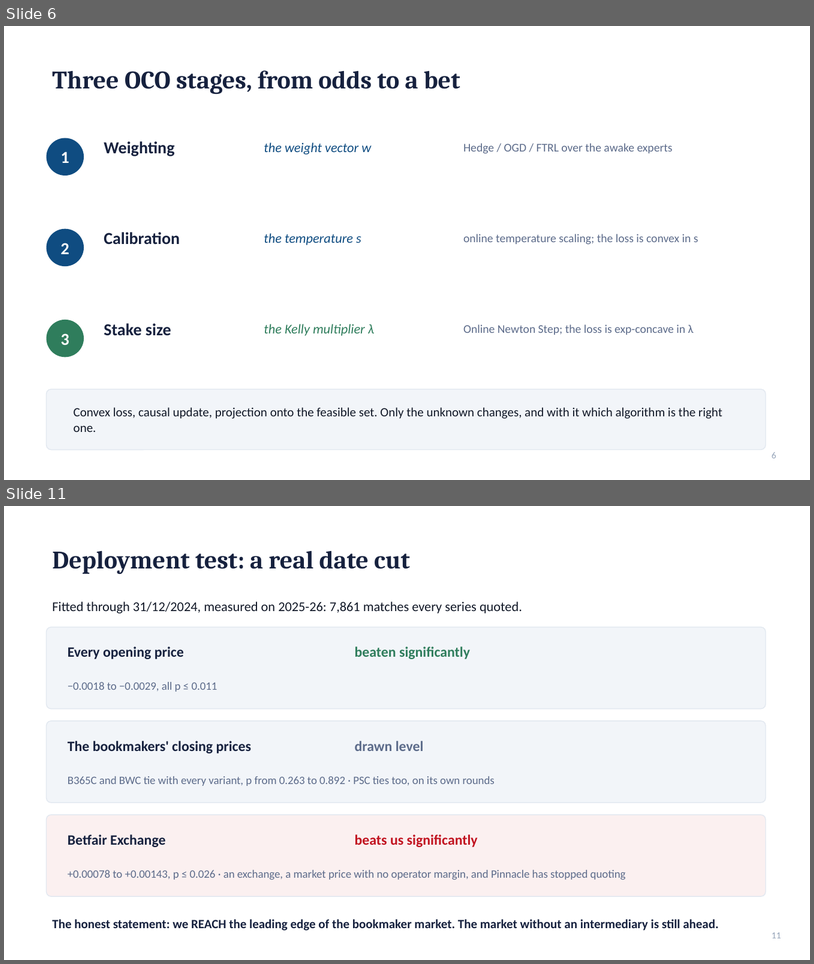
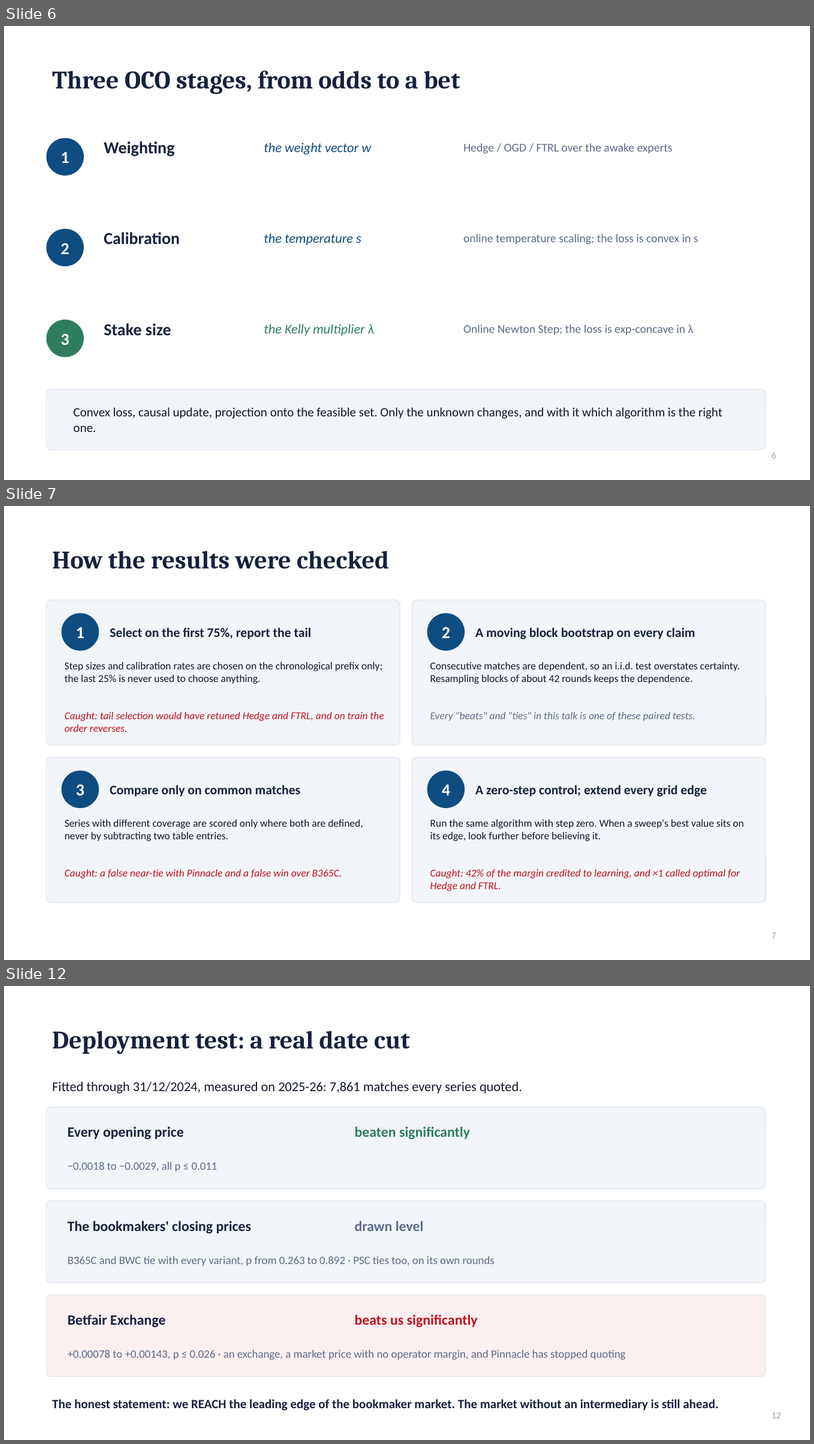
Before and after one commit to stefanos212/online-learning-betting-odds, a slide deck: docs/defense_presentation_short.pptx. Shown one above the other, each under a label of ours: slides 6 and 11 before the commit, slides 6, 7 and 12 after it; the slides between them are not shown. The pictures are 814x964 and 814x1444 pixels, drawn with LibreOffice and Linux fonts; fonts in the diff are those of the drawing. Boxes give left, top, right and bottom in pixels: in the first picture for what was removed or moved away, otherwise in the second. Text is boxed around its words. In the diff, an @@ line names an element or a change of style, - is before the commit and + after.

```diff
--- a/docs/defense_presentation_short.pptx
+++ b/docs/defense_presentation_short.pptx
@@ slide 7 added at (4,506,810,960), background #FFFFFF @@
@@ title added at (52,550,389,569), 30 pt, text #16213E, bold @@
+How the results were checked
@@ rounded rectangle added at (47,600,400,745), fill #F2F5F9, outline #E2E8F0 1 pt @@
@@ ellipse added at (62,613,99,651), fill #0F4C81 @@
@@ rounded rectangle added at (413,600,766,745), fill #F2F5F9, outline #E2E8F0 1 pt @@
@@ ellipse added at (428,613,465,651), fill #0F4C81 @@
@@ text added at (76,627,84,638), 20 pt, text #FFFFFF, bold @@
+1
@@ text added at (110,627,312,639), 15.5 pt, text #16213E, bold @@
+Select on the first 75%, report the tail
@@ text added at (442,627,450,638), 20 pt, text #FFFFFF, bold @@
+2
@@ text added at (476,627,696,639), 15.5 pt, text #16213E, bold @@
+A moving block bootstrap on every claim
@@ text added at (65,662,383,684), 12.5 pt, text #111827 @@
+Step sizes and calibration rates are chosen on the chronological prefix only; the last 25% is never used to choose anything.
@@ text added at (431,662,740,684), 12.5 pt, text #111827 @@
+Consecutive matches are dependent, so an i.i.d. test overstates certainty. Resampling blocks of about 42 rounds keeps the dependence.
@@ text added at (65,712,384,732), 12.5 pt, text #C1121F, italic @@
+Caught: tail selection would have retuned Hedge and FTRL, and on train the order reverses.
@@ text added at (431,712,696,721), 12.5 pt, text #5C6B8A, italic @@
+Every "beats" and "ties" in this talk is one of these paired tests.
@@ rounded rectangle added at (47,757,400,902), fill #F2F5F9, outline #E2E8F0 1 pt @@
@@ rounded rectangle added at (413,757,766,902), fill #F2F5F9, outline #E2E8F0 1 pt @@
@@ ellipse added at (62,771,99,808), fill #0F4C81 @@
@@ ellipse added at (428,771,465,808), fill #0F4C81 @@
@@ text added at (76,784,84,795), 20 pt, text #FFFFFF, bold @@
+3
@@ text added at (110,784,301,796), 15.5 pt, text #16213E, bold @@
+Compare only on common matches
@@ text added at (442,784,450,795), 20 pt, text #FFFFFF, bold @@
+4
@@ text added at (476,784,707,796), 15.5 pt, text #16213E, bold @@
+A zero-step control; extend every grid edge
@@ text added at (65,819,363,841), 12.5 pt, text #111827 @@
+Series with different coverage are scored only where both are defined, never by subtracting two table entries.
@@ text added at (431,819,744,841), 12.5 pt, text #111827 @@
+Run the same algorithm with step zero. When a sweep's best value sits on its edge, look further before believing it.
@@ text added at (65,869,342,878), 12.5 pt, text #C1121F, italic @@
+Caught: a false near-tie with Pinnacle and a false win over B365C.
@@ text added at (431,869,740,891), 12.5 pt, text #C1121F, italic @@
+Caught: 42% of the margin credited to learning, and ×1 called optimal for Hedge and FTRL.
@@ page number added at (772,932,777,938), 11 pt, text #94A3B8 @@
+7
@@ what was slide 11 is now slide 12 @@
@@ page number at (772,1412,782,1418): text changed @@
-11
+12
```
Also in this commit, not shown: 6 slides changed, 1 other slide added, 1 slide removed, 1 other file.
